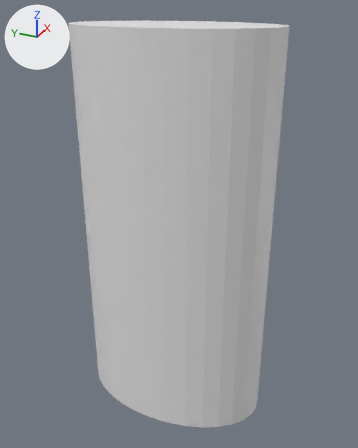
The Blender file JengaSimulator/JengaSimulatorContent/wrist.blend as it was, and as the next commit left it.
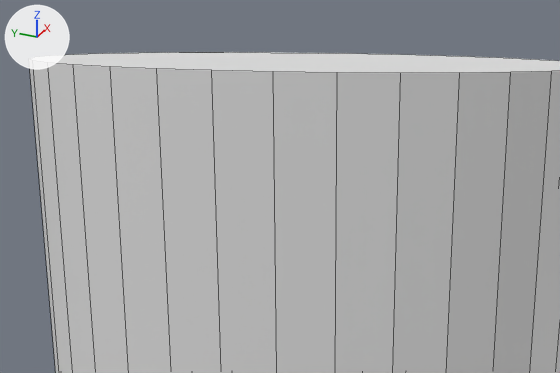
Old and new are each drawn whole from a camera (50 mm lens) standing at (-9.75, -4.51, 5.1) and looking at (0.1, -0.08, 0.17) and again close up on the part from 16% to 77% of the width and 0% to 32% of the height. The axes (+X, +Y, +Z) are drawn at upper left. The lights are the same throughout. The close-ups show mesh edges as thin lines.
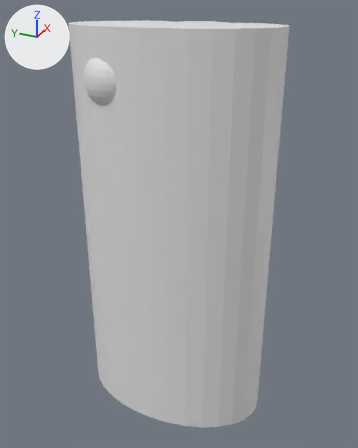
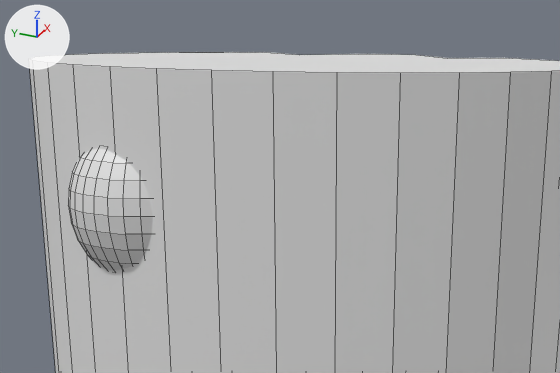
The change, as JSON lines over the scene's bpy script:
```json
{"block": "me_cylinder", "where": "me_cylinder.from_pydata(...)  # 64 vertices, 34 faces; spans x -1.43..1.43, y -2.32..2.32, z -4.61..4.61"}
{"block": "me_cylinder", "where": "# used by ob_cylinder; location = (0.0, 0.0, 0.0)"}
{"block": "me_cylinder", "change": "me_cylinder part 1"}
{"op": "set", "path": "me_cylinder.vertices[15].co", "old": "(1.4, 0.45, 4.61)", "new": "(0.98, 0.45, 4.61)", "note": "pixel (318, 53) -> pixel (299, 54)"}
{"op": "set", "path": "me_cylinder.vertices[21].co", "old": "(1.32, -0.89, 4.61)", "new": "(0.96, -0.89, 4.61)", "note": "pixel (461, 56) -> pixel (447, 58)"}
{"op": "add", "block": "me_sphere", "code": ["me_sphere = bpy.data.meshes.new('Sphere')", "me_sphere.from_pydata(...)  # a UV sphere (32 segments, 16 rings, poles along z) spanning x -1.0..1.0, y -1.0..1.0, z -1.0..1.0"]}
{"op": "add", "block": "ob_sphere", "code": ["ob_sphere = bpy.data.objects.new('Sphere', me_sphere)", "ob_sphere.location = (-0.81, 0.89, 3.59)", "ob_sphere.scale = (0.659, 0.659, 0.659)"]}
```

Boxes (x1, y1, x2, y2) around the edits, measured in the close-ups (560 x 373 px; the box of a moved part takes in the faces that stretch with it):
```json
{"object": "Sphere", "change": "added", "after": [68, 148, 153, 271]}
{"part": 1, "of": "me_cylinder", "change": "moved or reshaped", "before": [30, 52, 560, 73], "after": [30, 52, 560, 73]}
```
